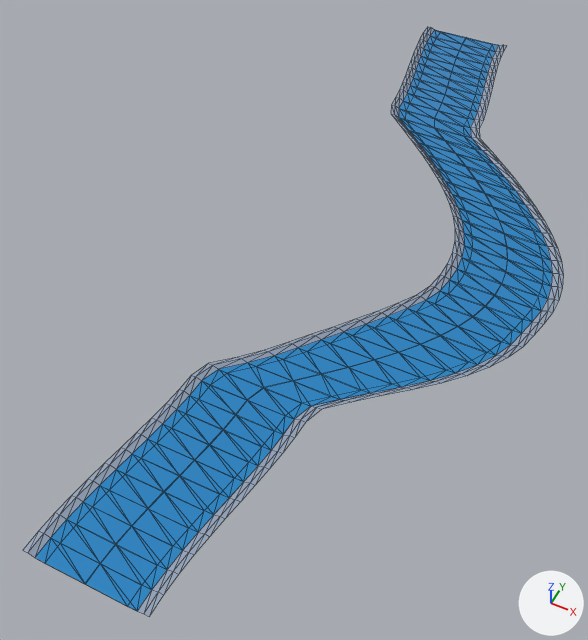
Two versions of the glTF model public/models/board/saigon_river_spline.glb, one commit apart.
Camera for both pictures: a 50 mm lens placed at (3.82, -10.11, 9.75), pointed at (-0.39, -1.69, -0.78). The lights are fixed; the arrows at lower right show +X, +Y and +Z. The first picture is the older version. Mesh edges are drawn as thin lines.

Objects in the first picture: 'SaigonRiverSpline'.
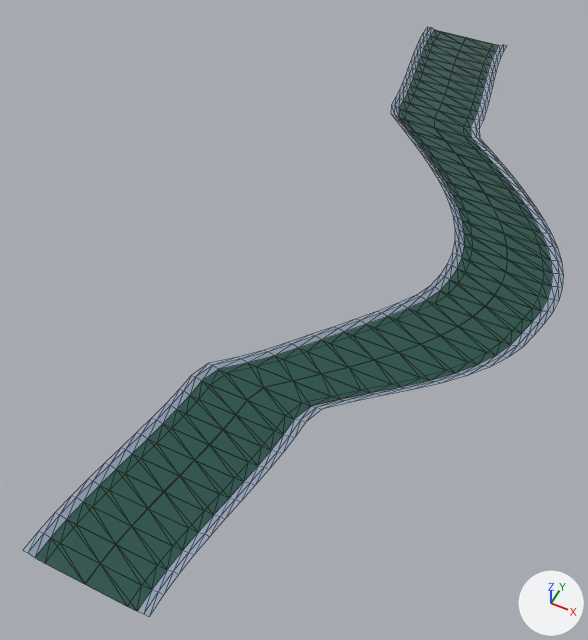
Pixel boxes (x1, y1, x2, y2) of what changed, in the pictures (588 x 640 px):
'SaigonRiverSpline', recoloured (blue to dark cyan)
    both: (33, 28, 555, 612)

Diff of the bpy script that builds the scene:
```diff
--- a/public/models/board/saigon_river_spline.glb.py
+++ b/public/models/board/saigon_river_spline.glb.py
@@ mat_mat_saigonjadewater @@
 mat_mat_saigonjadewater = principled_material('Mat_SaigonJadeWater')
-mat_mat_saigonjadewater.base_color = (0.000607, 0.231, 0.571)  # blue #0284c7
+mat_mat_saigonjadewater.base_color = (0.00439, 0.0742, 0.0578)  # dark cyan #0e4d44
 mat_mat_saigonjadewater.metallic = 0.12
```
